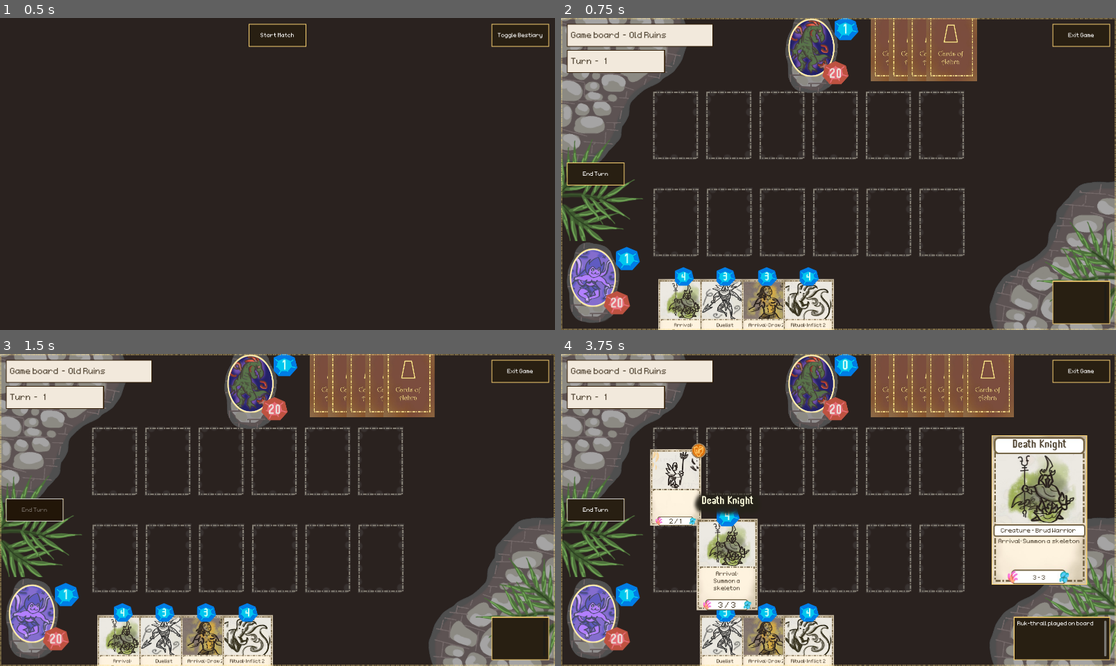
Above: before the commit, frames 1-4 (two rows, left to right).
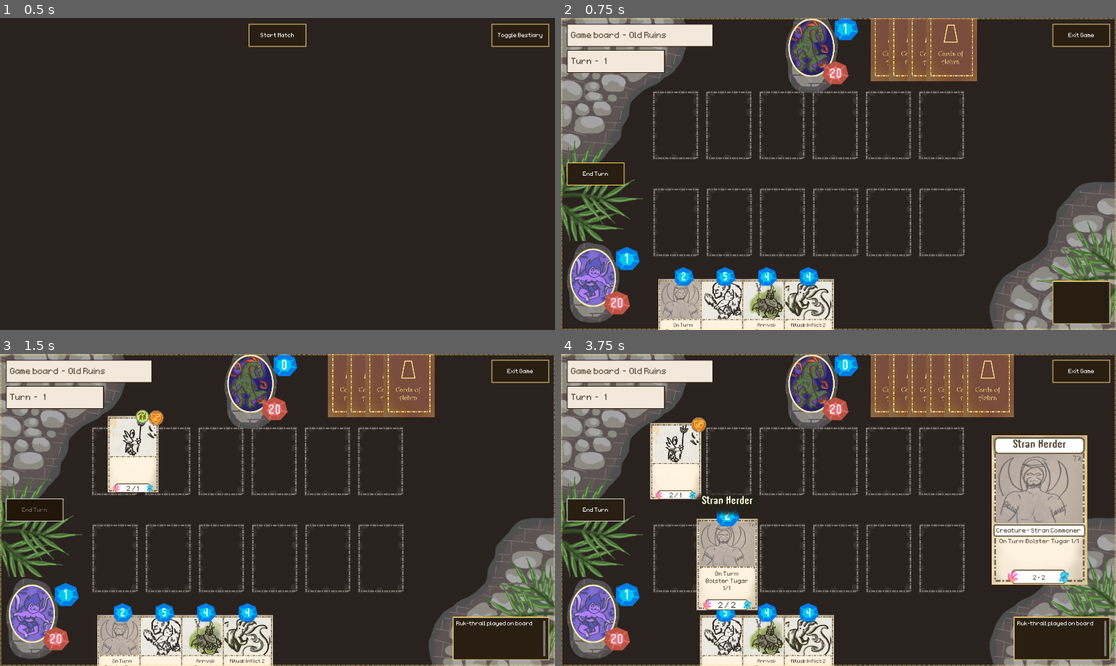
Above: after the commit, the same moments.

Repository: OttoElomaa/Godot-4-Ogre-Card-Game
Game: Godot game, scene res://GameScenes/MainMenu.tscn
Two runs of this game, one before a commit and one after it. Both use one fixed random seed, a clock stepped at 60 frames per second and the inputs below.
Inputs (mouse positions are in pixels of both pictures, inside the frame that each line leads up to):
- Up to frame 1 (0.5 s): no input
- Up to frame 2 (0.75 s): click (838, 36) at 0.5 s
- Up to frame 3 (1.5 s): click (33, 510) at 1.25 s
- Up to frame 4 (3.75 s): click (594, 510) at 2 s; click (594, 510) at 2.75 s; drag from (683, 653) to (816, 385) at 3.52 s

Frame 1 is identical in both runs. In frame 2, 2.2% of the frame differs, in the area x 17-41%, y 81-100%; in frame 3, 6.3%; in frame 4, 9.1%, in the area x 16-94%, y 20-100%.

Commit message:
Added Bolster X Type. Added Turn Start effects. Tugar herders. MyTools: Added setup function.

Diff:
--- /dev/null
+++ b/Cards/Creatures/Cr-Stran-Herder.tscn
@@ -0,0 +1,21 @@
+[gd_scene load_steps=3 format=3 uid="uid://qd3ll6tcjlep"]
+
+[ext_resource type="PackedScene" uid="uid://mxfejwivkelm" path="res://Cards/card.tscn" id="1_7amfs"]
+[ext_resource type="Texture2D" uid="uid://bbhksk2xfgxlx" path="res://Art/CardArt/card-art-creature-tugarTrainer.jpg" id="2_7amfs"]
+
+[node name="Card-Cr-StranHerder" instance=ExtResource("1_7amfs")]
+cardName = "Stran Herder"
+subTypeStr = "Stran Commoner"
+manaCost = 2
+startingDamage = 2
+startingHealth = 2
+
+[node name="OnTurn" parent="Effects" index="4"]
+isActive = true
+effectTypeLine = "Tugar"
+bolstersAllAllies = true
+bolsterDamage = 1
+bolsterHealth = 1
+
+[node name="Art" parent="Frontside" index="1"]
+texture = ExtResource("2_7amfs")
--- /dev/null
+++ b/Cards/Creatures/Cr-Tugar.tscn
@@ -0,0 +1,14 @@
+[gd_scene load_steps=3 format=3 uid="uid://ufufchgvc1q8"]
+
+[ext_resource type="PackedScene" uid="uid://mxfejwivkelm" path="res://Cards/card.tscn" id="1_mtfp6"]
+[ext_resource type="Texture2D" uid="uid://c3wwe11fgomi1" path="res://Art/CardArt/card-art-creature-tugarBeast.jpg" id="2_mtfp6"]
+
+[node name="Card-Cr-Tugar" instance=ExtResource("1_mtfp6")]
+cardName = "Tugar"
+subTypeStr = "Tugar Beast"
+manaCost = 3
+startingDamage = 2
+startingHealth = 3
+
+[node name="Art" parent="Frontside" index="1"]
+texture = ExtResource("2_mtfp6")
--- a/Cards/card.gd
+++ b/Cards/card.gd
@@ -73,6 +73,8 @@
 @onready var battleArtNode := $Effects/BattleArt
 @onready var ritualNode := $Effects/Ritual
 @onready var arrivalNode := $Effects/Arrival
+@onready var onTurnNode := $Effects/OnTurn
+
 @onready var specialTriggers := $Effects/SpecialCondition
 
 @onready var keywordHandler := $KeywordHandler
@@ -100,7 +102,7 @@
 	damage = startingDamage
 	health = startingHealth
 
-	turnStartReset()
+	handleTurnStartReset()
 
 	var boardOrTempNode = get_parent()
 	if boardOrTempNode is Node2D:
@@ -151,23 +153,30 @@
 		text += "Duelist"
 
 	#### CHECK CAST, BATTLE ART, and RITUAL NODES
+
+	#### IS IT RITUAL?
 	if isSpell:
 		var ritualText = ritualNode.createText()
 		text += ritualText
 
 	#### IF NOT RITUAL, CREATE THE REST
 	else:
-		var arrivalText = arrivalNode.createText()
+		var arrivalText = arrivalNode.createText()	#### ARRIVAL
 		text += arrivalText
 		if arrivalText != "":
 			text += "\n"
 
-		var castText = castNode.createText()
+		var onTurnText = onTurnNode.createText()	#### ON TURN START
+		text += onTurnText
+		if onTurnText != "":
+			text += "\n"
+
+		var castText = castNode.createText()  #### CAST
 		text += castText
 		if castText != "":
 			text += "\n"
 
-		var battleArtText = battleArtNode.createText()
+		var battleArtText = battleArtNode.createText()	#### BATTLE ART (Card Combat)
 		text += battleArtText
 
 	effectText = text
@@ -189,13 +198,15 @@
 
 
 
-func turnStartReset():
+func handleTurnStartReset():
 	tempDamage = damage
 	tempHealth = health
 
-	updateCardLabels()
-
-
+
+func handleTurnStartActions():
+	#### TRIGGER ON TURN START EFFECTS
+	if States.isStatePlay():
+		onTurnNode.activate(null)
 
 
 func _on_area_2d_mouse_entered() -> void:
--- a/Cards/card.tscn
+++ b/Cards/card.tscn
@@ -226,22 +226,38 @@
 [node name="Cast" type="Node" parent="Effects"]
 script = ExtResource("2_r3tma")
 nodeKeyword = "Cast"
+triggerTypeLine = ""
+effectTypeLine = ""
 
 [node name="Ritual" type="Node" parent="Effects"]
 script = ExtResource("2_r3tma")
 nodeKeyword = "Ritual"
+triggerTypeLine = ""
+effectTypeLine = ""
 
 [node name="BattleArt" type="Node" parent="Effects"]
 script = ExtResource("2_r3tma")
 nodeKeyword = "Battle Art"
+triggerTypeLine = ""
+effectTypeLine = ""
 
 [node name="Arrival" type="Node" parent="Effects"]
 script = ExtResource("2_r3tma")
 nodeKeyword = "Arrival"
+triggerTypeLine = ""
+effectTypeLine = ""
+
+[node name="OnTurn" type="Node" parent="Effects"]
+script = ExtResource("2_r3tma")
+nodeKeyword = "On Turn"
+triggerTypeLine = ""
+effectTypeLine = ""
 
 [node name="SpecialCondition" type="Node" parent="Effects"]
 script = ExtResource("2_r3tma")
 nodeKeyword = "Special Condition"
+triggerTypeLine = ""
+effectTypeLine = ""
 
 [node name="KeywordHandler" type="Node" parent="."]
 script = ExtResource("3_lcq1x")
--- a/Cards/cardEffectNode.gd
+++ b/Cards/cardEffectNode.gd
@@ -56,10 +56,20 @@
 
 	#### ADD BOLSTER
 	if bolsterDamage > 0 or bolsterHealth > 0:
+		#### ALL ALLIES
 		if bolstersAllAllies:
-			text += "Bolster Allies"
+			if effectTypeLine != "":
+				text += "Bolster %s" % effectTypeLine
+			else:
+				text += "Bolster Allies"
+
+		#### ONE ALLY - CAST ONLY? -> Needs Targeting
 		else:
-			text += "Bolster"
+			if effectTypeLine != "":
+				text += "Bolster Target %s" % effectTypeLine
+			else:
+				text += "Bolster"
+
 		text += " %d/%d" % [bolsterDamage, bolsterHealth]
 
 	#### ADD TAP
@@ -121,6 +131,20 @@
 			MyTools.changeMana(creature.manaCost, isEnemy)
 			success = true
 
+	var targets:Array = MyTools.getBoardCards(isEnemy)
+	if bolstersAllAllies:
+		if bolsterDamage > 0 or bolsterHealth > 0:
+			for card in targets:
+				if effectTypeLine == "":
+					card.tempDamage += bolsterDamage
+					card.tempHealth += bolsterHealth
+					success = true
+				elif effectTypeLine in card.subTypes:
+					card.tempDamage += bolsterDamage
+					card.tempHealth += bolsterHealth
+					success = true
+
+
 	#### END OF TARGETLESS STUFF
 	if not target:
 		return success
@@ -137,10 +161,11 @@
 		success = true
 
 	#### BOLSTER
-	if bolsterDamage > 0 or bolsterHealth > 0:
-		target.tempDamage += bolsterDamage
-		target.tempHealth += bolsterHealth
-		success = true
+	if not bolstersAllAllies:
+		if bolsterDamage > 0 or bolsterHealth > 0:
+			target.tempDamage += bolsterDamage
+			target.tempHealth += bolsterHealth
+			success = true
 
 	if hasTap:
 		target.rest()
--- a/GameScenes/Autoloads/my_tools.gd
+++ b/GameScenes/Autoloads/my_tools.gd
@@ -1,4 +1,15 @@
 extends Node2D
+
+
+var gameBoard:GameBoard = null
+var cardsManager:Node = null
+var battleSystem:Node = null
+
+
+func gameBoardSetup(gameBoard:GameBoard):
+	self.gameBoard = gameBoard
+	self.cardsManager =gameBoard.cardsManager
+	self.battleSystem = gameBoard.battleSystem
 
 
 
@@ -20,22 +31,22 @@
 
 func handlePlaceCardInSlot(card:Card, slot:CardSlot):
 
-	var cardManager = get_tree().get_first_node_in_group("cardManager")
-	cardManager.handlePlaceCardInSlot(card, slot)
+	#var cardManager = get_tree().get_first_node_in_group("cardManager")
+	cardsManager.handlePlaceCardInSlot(card, slot)
 
 
 
 func findEmptyCardSlots(isEnemy) -> Array:
 
 	#### GET SLOTS
-	var board = get_tree().get_first_node_in_group("gameboard")
+	#var board = get_tree().get_first_node_in_group("gameboard")
 	var slots := []
 	var emptySlots := []
 
 	if isEnemy:
-		slots = board.getEnemySlots()
+		slots = gameBoard.getEnemySlots()
 	else:
-		slots = board.getPlayerSlots()
+		slots = gameBoard.getPlayerSlots()
 
 	#### GET EMPTY SLOTS
 	for slot:CardSlot in slots:
@@ -47,10 +58,17 @@
 
 
 func handleDrawCard(isEnemy:bool):
-	var cardManager = get_tree().get_first_node_in_group("cardManager")
-	cardManager.checkIsEnemyAnddrawCard(isEnemy)
+	cardsManager.checkIsEnemyAnddrawCard(isEnemy)
 
 
 func changeMana(amount:int, isEnemy:bool):
-	var board = get_tree().get_first_node_in_group("gameboard")
-	board.changeMana(amount, isEnemy)
+	gameBoard.changeMana(amount, isEnemy)
+
+
+
+func getBoardCards(isEnemy:bool):
+
+	if isEnemy:
+		return cardsManager.getEnemyBoardCards()
+	else:
+		return cardsManager.getPlayerBoardCards()
--- a/GameScenes/Autoloads/states.gd
+++ b/GameScenes/Autoloads/states.gd
@@ -15,3 +15,7 @@
 
 func statesPlay():
 	gameState = GameStates.PLAY
+
+
+func isStatePlay():
+	return gameState == GameStates.PLAY
--- a/GameScenes/card_loader.gd
+++ b/GameScenes/card_loader.gd
@@ -34,8 +34,13 @@
 		cards.append(createCard("res://Cards/Creatures/Cr-BlinkBeast.tscn"))
 	for i in range(20):
 		cards.append(createCard("res://Cards/Creatures/Cr-DeathKnight.tscn"))
+	for i in range(30):
+		cards.append(createCard("res://Cards/Creatures/Cr-Alhaja-Pious.tscn"))
+
 	for i in range(40):
-		cards.append(createCard("res://Cards/Creatures/Cr-Alhaja-Pious.tscn"))
+		cards.append(createCard("res://Cards/Creatures/Cr-Stran-Herder.tscn"))
+	for i in range(40):
+		cards.append(createCard("res://Cards/Creatures/Cr-Tugar.tscn"))
 
 
 	prints("created cards: ", cards)
--- a/GameScenes/cards_manager.gd
+++ b/GameScenes/cards_manager.gd
@@ -392,10 +392,21 @@
 
 
 func wakeBoardCards(board:Node):
+	#### RESETS AND CLEANUP
 	for c:Card in board.get_children():
-		c.turnStartReset()
+		c.handleTurnStartReset()
 		c.toggleTraveling(false)
 		c.wake()
+	#### STUFF LIKE ON-TURN-START TRIGGERS
+	for c:Card in board.get_children():
+		c.handleTurnStartActions()
+
+	#### UPDATE ALL LABELS, IN CASE THEY WERE AFFECTED
+	for c:Card in MyTools.getBoardCards(true):
+		c.updateCardLabels()
+	for c:Card in MyTools.getBoardCards(false):
+		c.updateCardLabels()
+
 
 
 
--- a/GameScenes/gameBoard.gd
+++ b/GameScenes/gameBoard.gd
@@ -1,5 +1,10 @@
 extends Node2D
 class_name GameBoard
+
+
+
+@onready var cardsManager := $CardsManager
+@onready var battleSystem := $BattleSystem
 
 
 enum CardSlotTypes {
@@ -24,6 +29,8 @@
 
 	$BattleSystem.main = self
 	$BattleSystem.cardsManager = $CardsManager
+
+	MyTools.gameBoardSetup(self)
 
 	var idk = 0
 	var playerDeckCards:Array = $CardLoader.createDesertDeck()
@@ -195,7 +202,7 @@
 
 	cardInfo.get_node("Panel/Margin/VBox/SubTypeLine").text = "%s - %s" % [card.cardTypeStr,card.subTypeStr]
 	cardInfo.get_node("Panel/Margin/VBox/EffectText").text = card.effectText
-	cardInfo.get_node("Panel/Margin/VBox/AttackDefenseLabel").text = "%d - %d" % [card.damage,card.health]
+	cardInfo.get_node("Panel/Margin/VBox/AttackDefenseLabel").text = "%d - %d" % [card.tempDamage,card.tempHealth]
 
 
 
--- a/project.godot
+++ b/project.godot
@@ -10,7 +10,7 @@
 
 [application]
 
-config/name="Card Game Tutorial"
+config/name="Cards of Achra"
 run/main_scene="uid://dhgg2oefy2y6e"
 config/features=PackedStringArray("4.4", "Forward Plus")
 config/icon="res://Art/icon.svg"
Binary file removed: Art/CardArt/card-art-creature-blinkbeast.png
Not shown, removed: Art/CardArt/card-art-creature-blinkbeast.png.import
Binary file added: Art/CardArt/card-art-creature-tugarBeast.jpg
Not shown, added: Art/CardArt/card-art-creature-tugarBeast.jpg.import
Binary file added: Art/CardArt/card-art-creature-tugarTrainer.jpg
Not shown, added: Art/CardArt/card-art-creature-tugarTrainer.jpg.import
Not shown, added: Art/CardArt/card-art-creature-tugarBeast.pdn
Not shown, added: Art/CardArt/card-art-creature-tugarTrainer.pdn
